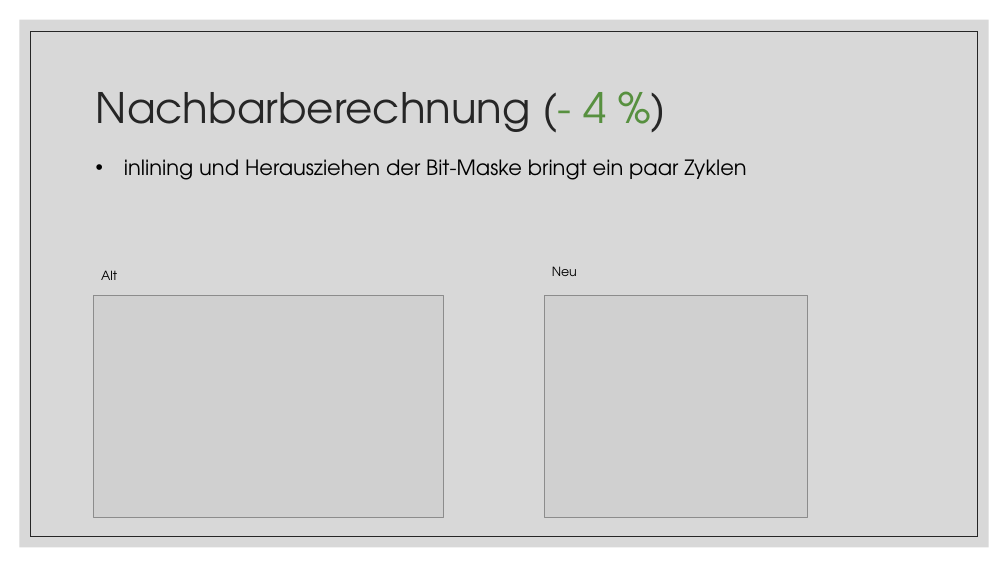
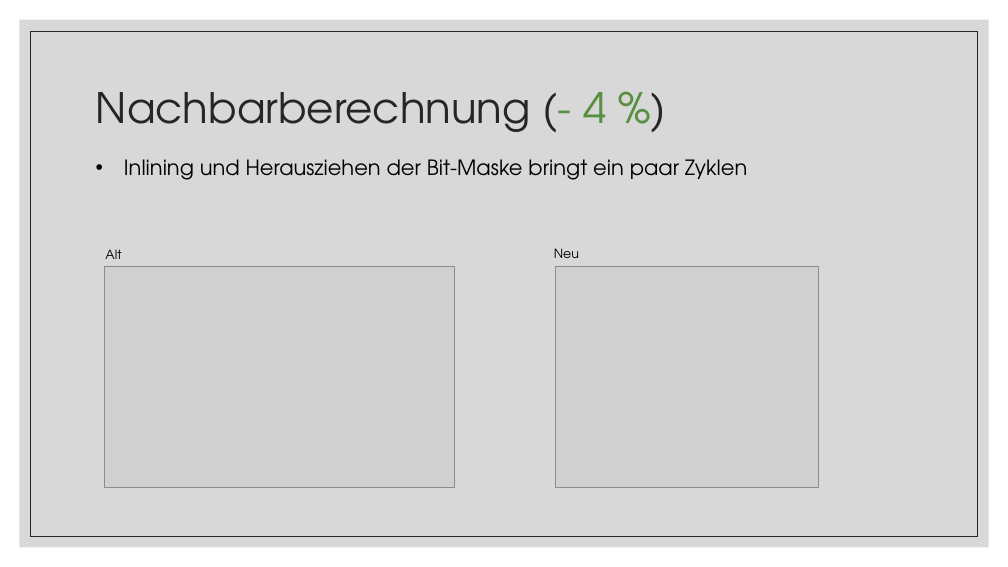
Before and after one commit to tobixdev/TUWien_WS20_EfficientPrograms, a slide deck: slide 14 of Conway’s Game of Life.pptx. Drawn at 1008x567 pixels with LibreOffice and Linux fonts; fonts in the diff are those of the drawing; grey boxes stand for pictures. Boxes give left, top, right and bottom in pixels: in the first picture for what was removed or moved away, otherwise in the second. Text is boxed around its words. In the diff, an @@ line names an element or a change of style, - is before the commit and + after.

```diff
--- a/Conway’s Game of Life.pptx
+++ b/Conway’s Game of Life.pptx
@@ text at (x1=124, y1=159, x2=747, y2=180): text changed @@
-• inlining und Herausziehen der Bit-Maske bringt ein paar Zyklen
+• Inlining und Herausziehen der Bit-Maske bringt ein paar Zyklen
@@ text "Alt" moved from (x1=101, y1=270, x2=117, y2=280) to (x1=105, y1=249, x2=121, y2=259) @@
@@ picture moved from (x1=94, y1=296, x2=443, y2=517) to (x1=104, y1=266, x2=454, y2=488) @@
@@ text "Neu" moved from (x1=552, y1=266, x2=577, y2=276) to (x1=554, y1=248, x2=579, y2=258) @@
@@ picture moved from (x1=544, y1=296, x2=808, y2=517) to (x1=555, y1=266, x2=818, y2=488) @@
```
Also in this commit, not shown: 6 other slides changed, 1 other file.
